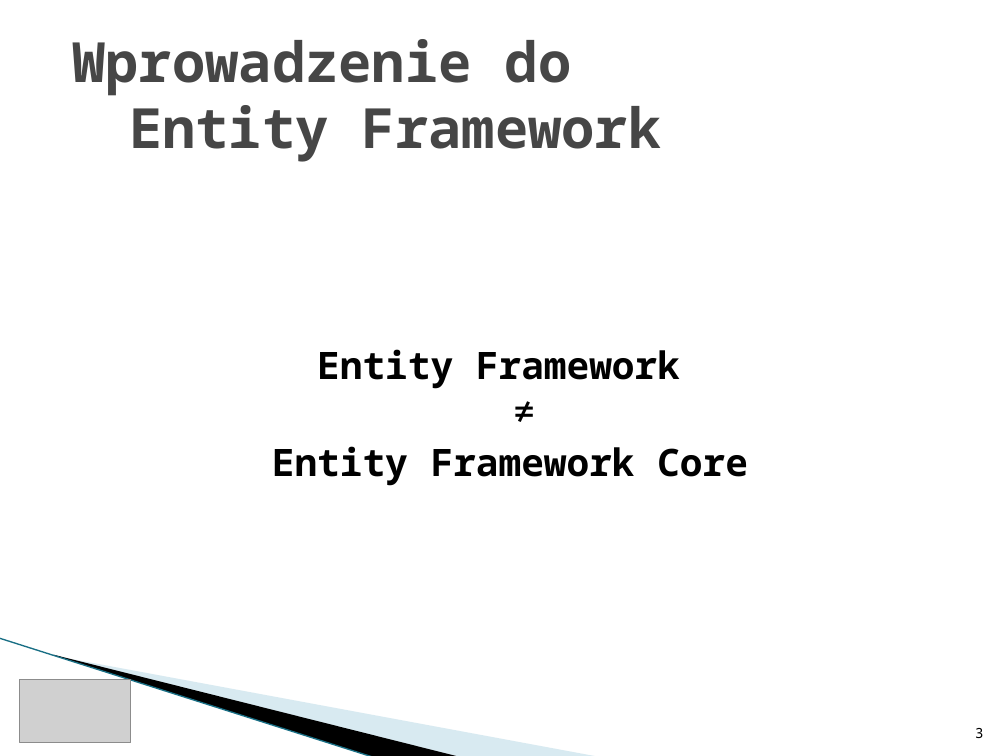
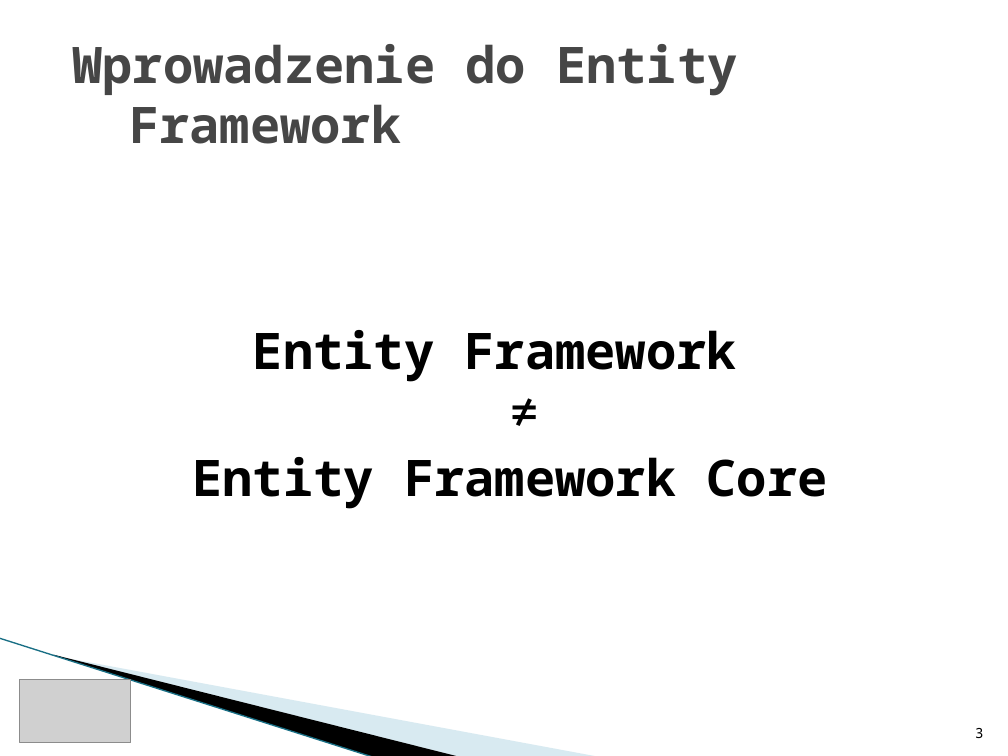
Before and after one commit to rwoszczyk/Training, a slide deck: slide 3 of ItKrd_EF.pptx. Drawn at 1008x756 pixels with LibreOffice and Linux fonts; fonts in the diff are those of the drawing; grey boxes stand for pictures; background and template pictures are left out. Boxes give left, top, right and bottom in pixels: in the first picture for what was removed or moved away, otherwise in the second. Text is boxed around its words. In the diff, an @@ line names an element or a change of style, - is before the commit and + after.

```diff
--- a/ItKrd_EF.pptx
+++ b/ItKrd_EF.pptx
@@ title "Wprowadzenie do Entity Framework" at [72,44,737,144]: size 39.6 to 36 pt @@
@@ text "Entity Framework ≠" at [193,330,828,509]: size 27 to 36 pt @@
```
Also in this commit, not shown: 5 other slides changed, 1 slide added, 1 slide removed, 12 other files.
